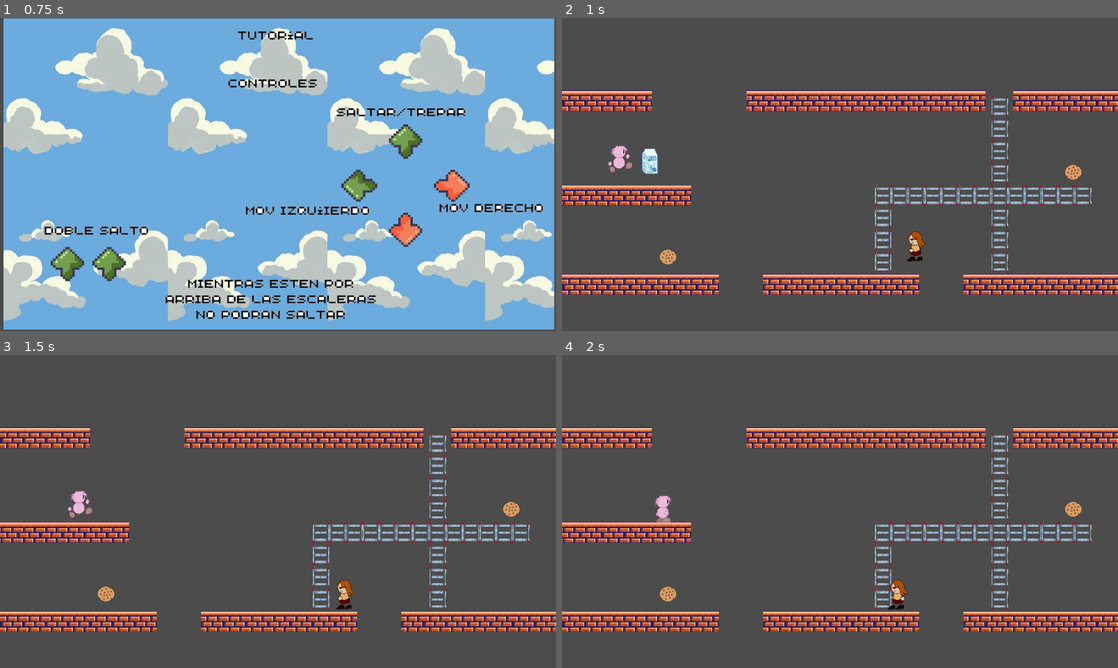
Above: before the commit, frames 1-4 (two rows, left to right).
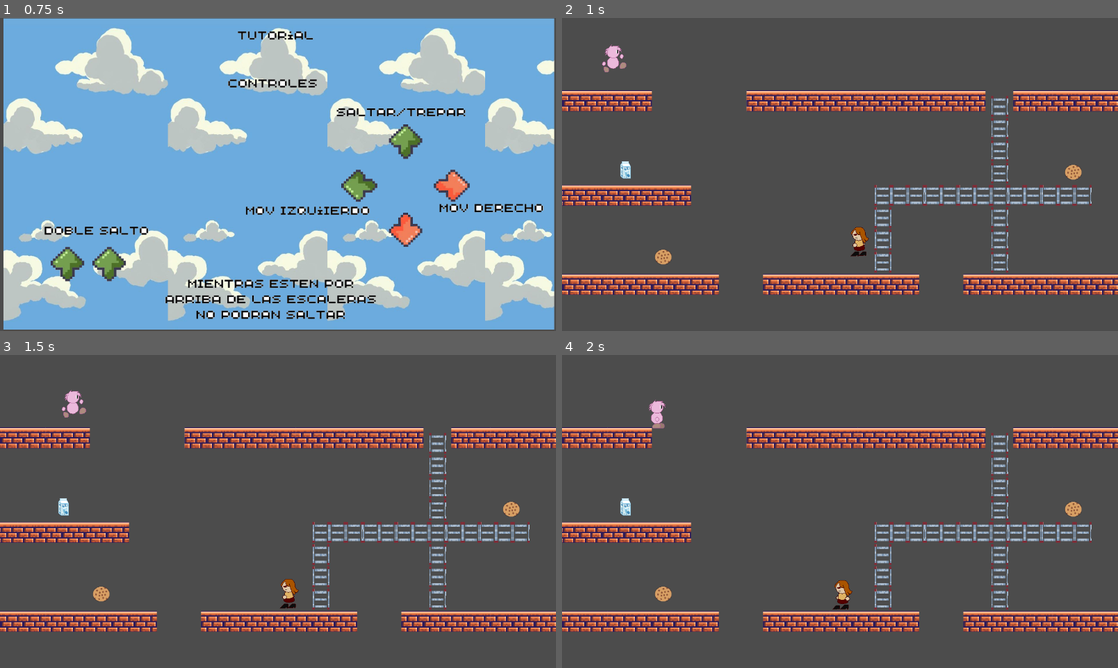
Above: after the commit, the same moments.

Repository: Unpaz-Programacion-Videojuegos-2022/Nuts-N-Milk
Game: Godot game, scene res://scenes/menu_2/menu_2.tscn
Two runs of this game, one before a commit and one after it. Both use one fixed random seed, a clock stepped at 60 frames per second and the inputs below. The project has no main scene, so this scene is started directly.
Inputs:
- Up to frame 1 (0.75 s): tap Enter (ui_accept) at 0.5, 0.6 s; hold Right (ui_right) from 0.53 s (still down)
- Up to frame 2 (1 s): keep holding Right (ui_right); tap Enter (ui_accept) at 0.77 s
- Up to frame 3 (1.5 s): keep holding Right (ui_right); tap Enter (ui_accept) at 1.07, 1.35 s
- Up to frame 4 (2 s): keep holding Right (ui_right); tap Enter (ui_accept) at 1.52, 1.82 s

Frame 1 is identical in both runs. In frame 2, 1.2% of the frame differs, in the area x 7-66%, y 8-79%; in frame 3, 1.0%; in frame 4, 1.0%.

Commit message:
escenas
arreglamos un poco las escenas

Diff:
--- a/scenes/World/World.tscn
+++ b/scenes/World/World.tscn
@@ -20,19 +20,19 @@
 position = Vector2( 736, 484 )
 
 [node name="Player" parent="." instance=ExtResource( 2 )]
-position = Vector2( 114, 324 )
-
-[node name="Enemy" parent="." instance=ExtResource( 4 )]
-position = Vector2( 821, 512 )
+position = Vector2( 100, 94 )
 
 [node name="item_leche" parent="." instance=ExtResource( 6 )]
-position = Vector2( 205, 330 )
-scale = Vector2( 0.3, 0.3 )
+position = Vector2( 148, 350 )
+scale = Vector2( 0.2, 0.2 )
 
 [node name="item_galleta" parent="." instance=ExtResource( 5 )]
 position = Vector2( 1177, 354 )
 scale = Vector2( 0.2, 0.2 )
 
 [node name="item_galleta2" parent="." instance=ExtResource( 5 )]
-position = Vector2( 244, 549 )
+position = Vector2( 233, 549 )
 scale = Vector2( 0.2, 0.2 )
+
+[node name="Enemy" parent="." instance=ExtResource( 4 )]
+position = Vector2( 691, 501 )
